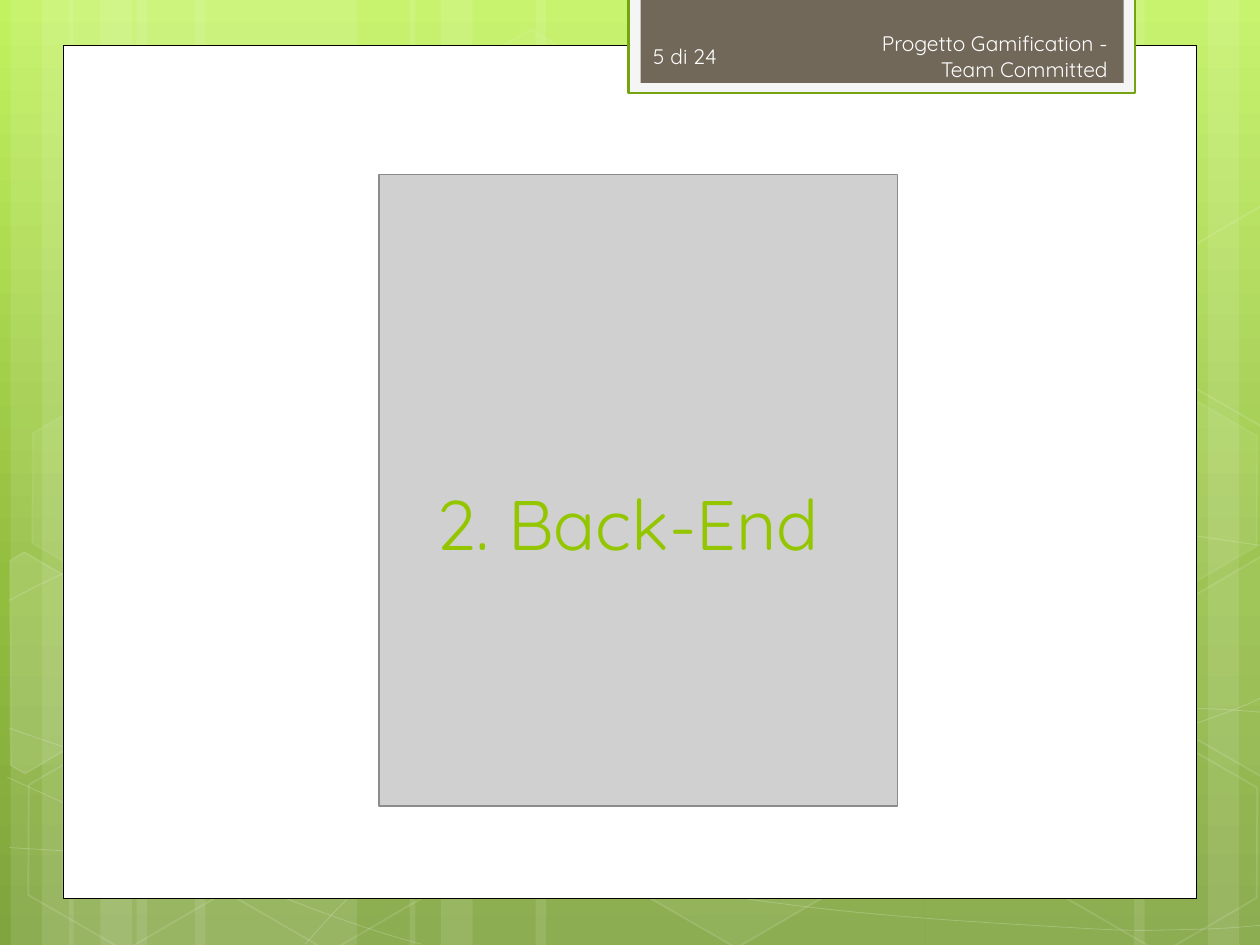
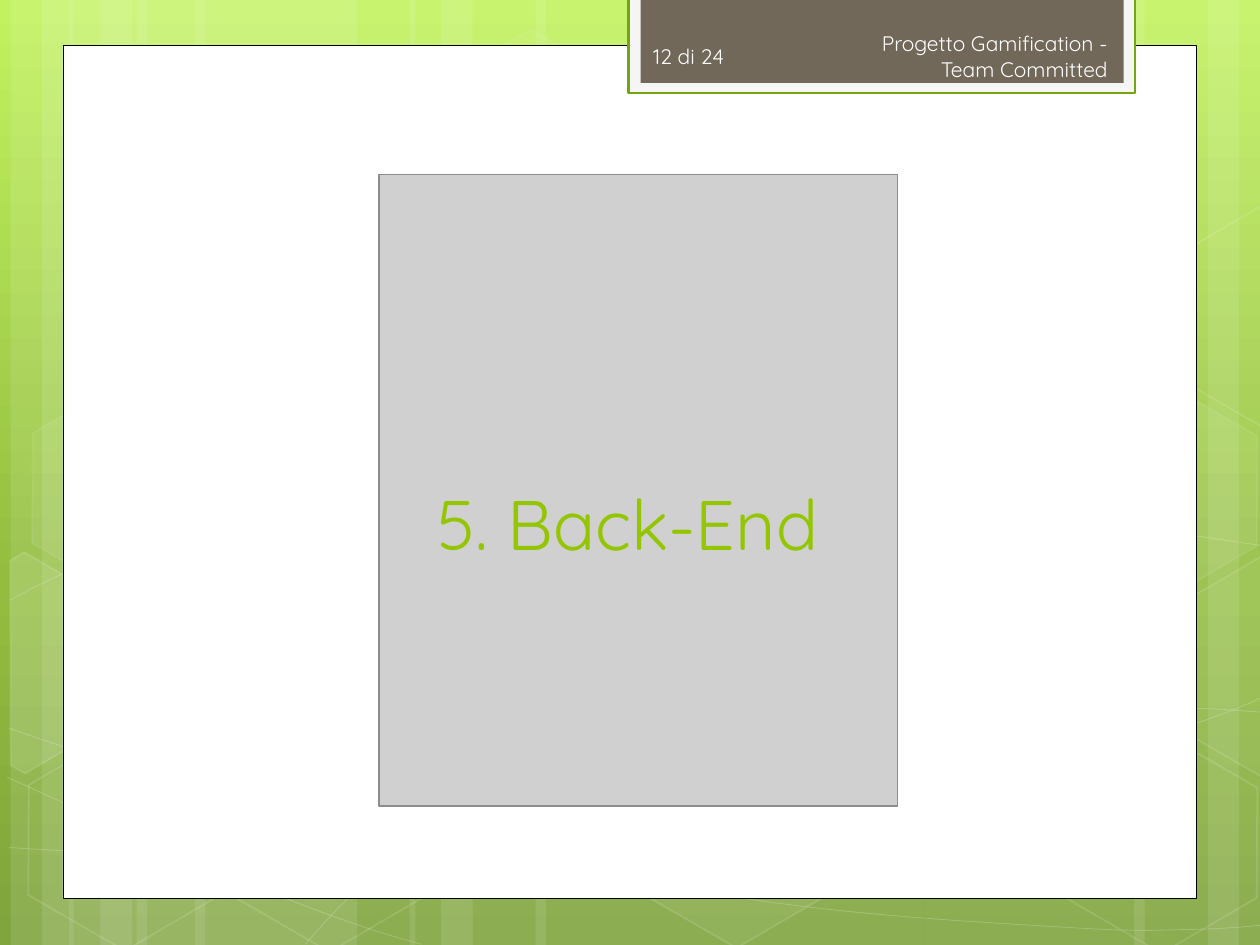
Before and after one commit to TeamCommitted/Team-Committed---Documenti, a slide deck: slide 12 of RP/Esterni/Presentazione/RP-Presentazione.pptx (slide 5 before the commit). Drawn at 1260x945 pixels with LibreOffice and Linux fonts; fonts in the diff are those of the drawing; grey boxes stand for pictures. Boxes give left, top, right and bottom in pixels: in the first picture for what was removed or moved away, otherwise in the second. Text is boxed around its words. In the diff, an @@ line names an element or a change of style, - is before the commit and + after.

```diff
--- a/RP/Esterni/Presentazione/RP-Presentazione.pptx
+++ b/RP/Esterni/Presentazione/RP-Presentazione.pptx
@@ page number at (653, 48, 725, 64): text changed @@
-5 di 24
+12 di 24
@@ title at (437, 498, 819, 551): text changed @@
-2. Back-End
+5. Back-End
```
Also in this commit, not shown: 10 other slides changed, 2 slides removed, 2 other files.
